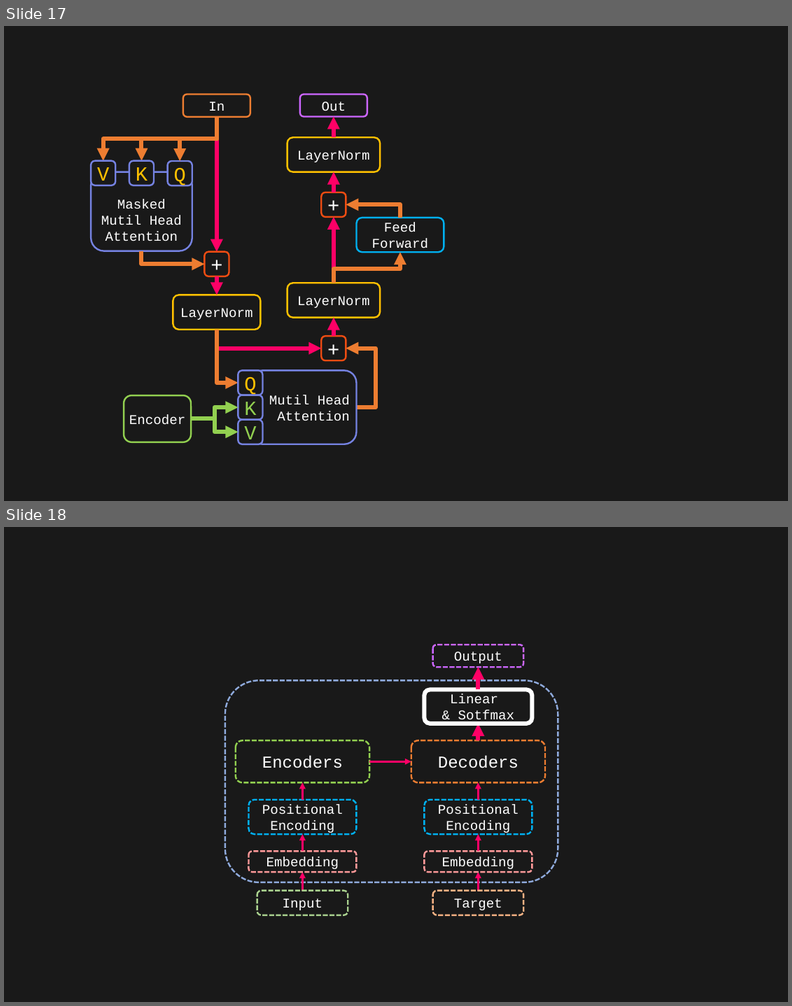
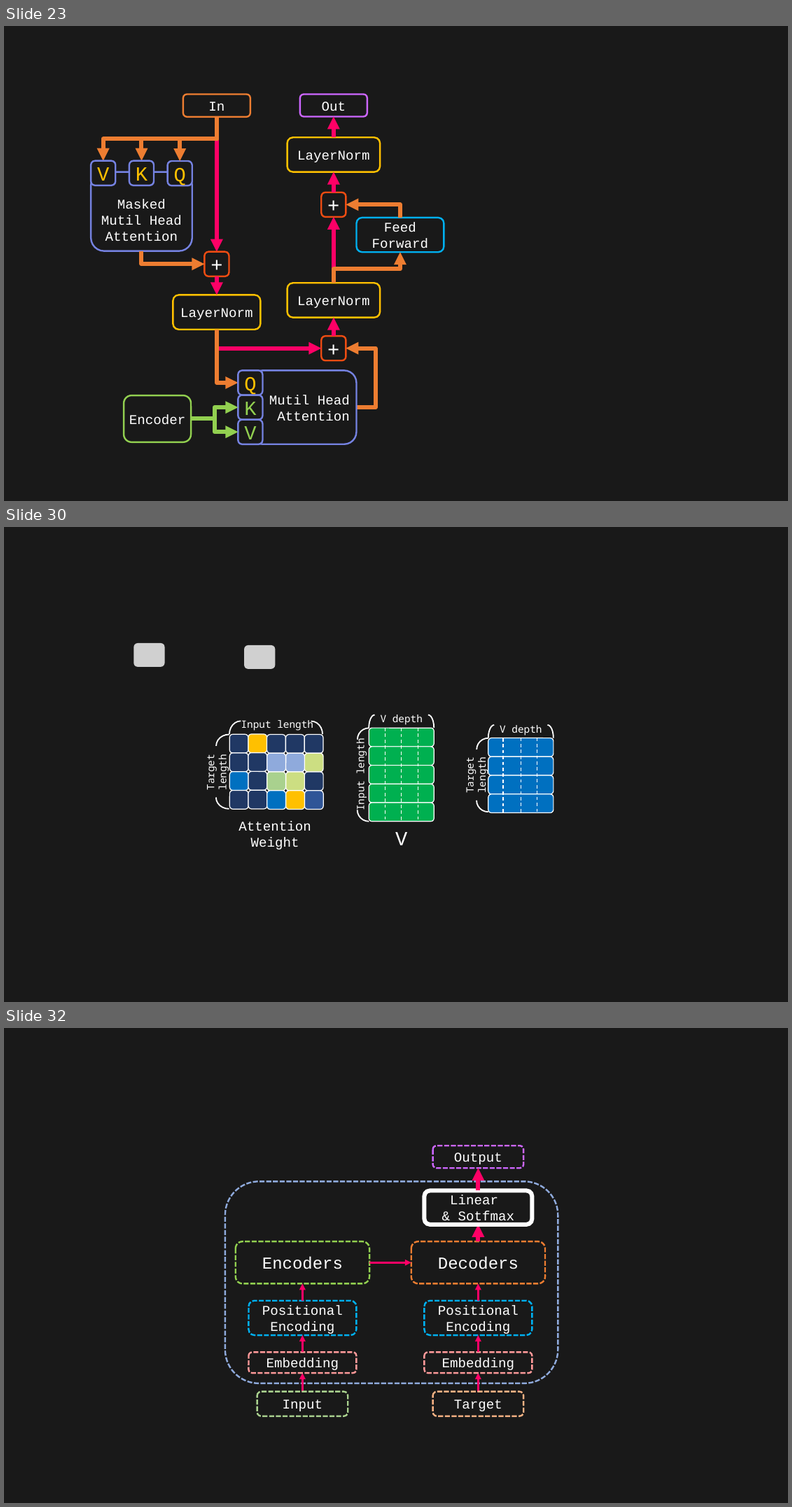
Before and after one commit to toonnyy8/PPT, a slide deck: Attention-is-all-you-need/image.pptx. Shown one above the other, each under a label of ours: slides 17 and 18 before the commit, slides 23, 30 and 32 after it; the slides between them are not shown. The pictures are 792x1006 and 792x1507 pixels, drawn with LibreOffice and Linux fonts; fonts in the diff are those of the drawing; grey boxes stand for pictures. Boxes give left, top, right and bottom in pixels: in the first picture for what was removed or moved away, otherwise in the second. Text is boxed around its words. In the diff, an @@ line names an element or a change of style, - is before the commit and + after.

```diff
--- a/Attention-is-all-you-need/image.pptx
+++ b/Attention-is-all-you-need/image.pptx
@@ slide 30 added at box(4, 527, 788, 1002), background #191919 @@
@@ picture added at box(134, 643, 165, 667) @@
@@ picture added at box(244, 645, 276, 669) @@
@@ group added at box(207, 715, 323, 814): 22 rounded rectangles, 4 arc (boxed as its full ellipse)s @@
+Input length
+Target length
@@ group added at box(352, 709, 434, 822): 7 rounded rectangles, 4 arc (boxed as its full ellipse)s @@
+V depth
+Input length
@@ line added from (386, 728) to (386, 822), #FFFFFF 2 pt dashed @@
@@ line added from (402, 728) to (402, 822), #FFFFFF 2 pt dashed @@
@@ line added from (418, 728) to (418, 822), #FFFFFF 2 pt dashed @@
@@ group added at box(467, 719, 554, 817): 6 rounded rectangles, 4 arc (boxed as its full ellipse)s @@
+V depth
+Target length
@@ line added from (503, 738) to (503, 813), #FFFFFF 2 pt dashed @@
@@ line added from (521, 738) to (521, 813), #FFFFFF 2 pt dashed @@
@@ line added from (537, 738) to (537, 813), #FFFFFF 2 pt dashed @@
@@ rounded rectangle added at box(231, 822, 319, 845), 32 pt, text #FFFFFF @@
+Attention
+Weight
@@ text added at box(395, 832, 407, 845), 48 pt, text #FFFFFF @@
+V
@@ what was slide 17 is now slide 23 @@
@@ what was slide 18 is now slide 32 @@
```
Also in this commit, not shown: 7 slides changed, 5 other slides added, 16 other files.
